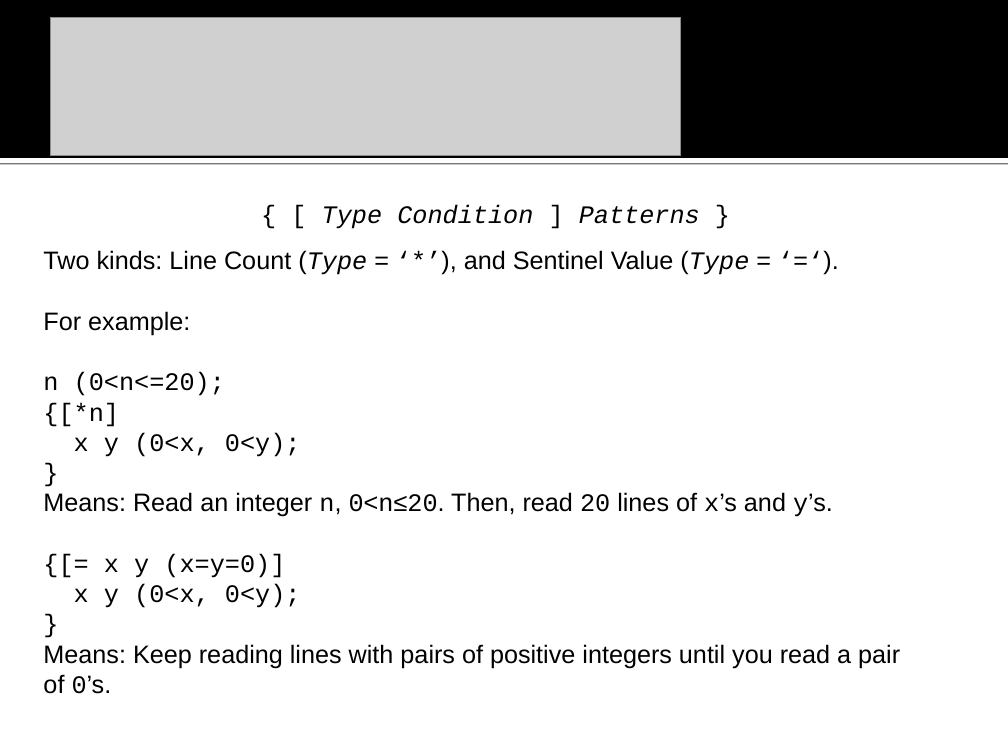
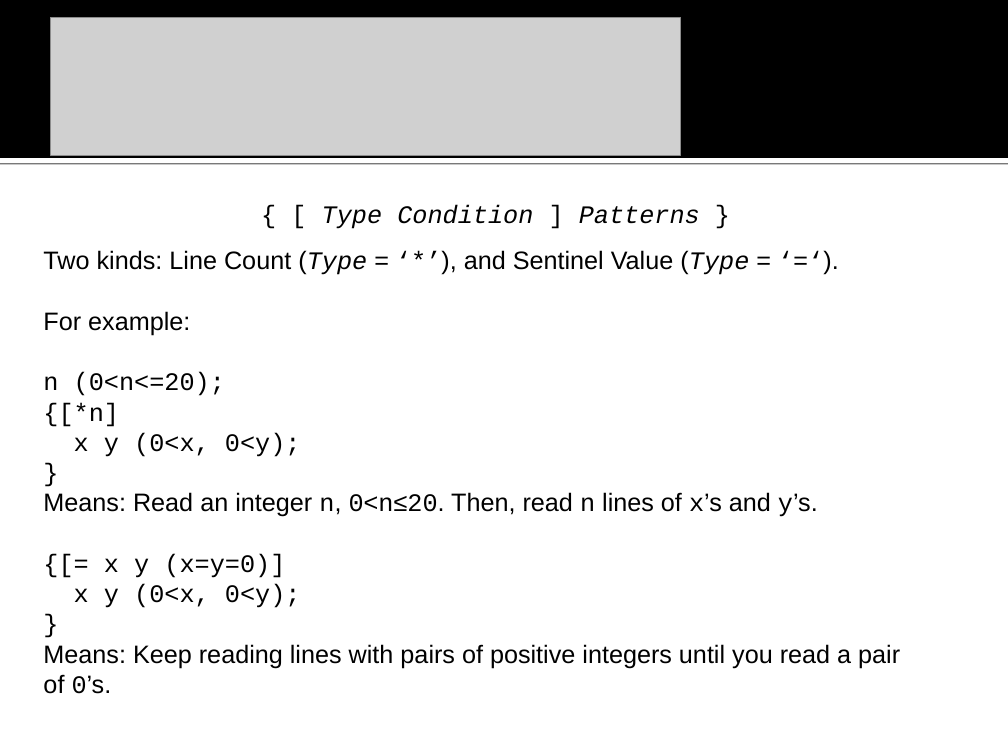
Before and after one commit to na-icpc/viva, a slide deck: slide 8 of Input Verifier/doc/VIVA vanbs Input Verification Assistant.ppt. Drawn at 1008x756 pixels with LibreOffice and Linux fonts; fonts in the diff are those of the drawing; grey boxes stand for pictures; background and template pictures are left out. Boxes give left, top, right and bottom in pixels: in the first picture for what was removed or moved away, otherwise in the second. Text is boxed around its words. In the diff, an @@ line names an element or a change of style, - is before the commit and + after.

```diff
--- a/Input Verifier/doc/VIVA vanbs Input Verification Assistant.ppt
+++ b/Input Verifier/doc/VIVA vanbs Input Verification Assistant.ppt
@@ text at <box>43,492,818,517</box>: text changed @@
-Means: Read an integer n, 0<n≤20. Then, read 20 lines of x’s and y’s.
+Means: Read an integer n, 0<n≤20. Then, read n lines of x’s and y’s.
```
Also in this commit, not shown: 4 other slides changed, 5 slides added, 1 slide removed, 28 other files.
